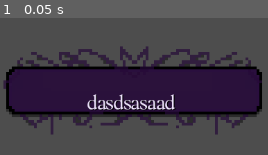
Above: before the commit, frame 1.
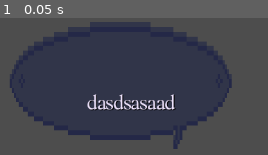
Above: after the commit, the same moment.

Repository: Nico01325/Blowout_Elowen
Game: Godot game, scene res://cenas/text_box.tscn
Same seed, same stepped clock (60 frames per second), same inputs: the game is played once before the commit and once after it. This scene is started directly instead of the project's main scene.
Inputs:
- Up to frame 1 (0.05 s): no input

The runs differ from the first frame. In frame 1, 56% of the frame differs, in the area x 1-98%, y 2-96%.

Commit message:
novos tileset e textbox
novos tileset para a fase 2 e textbox do tutorial

Diff:
--- a/cenas/text_box.tscn
+++ b/cenas/text_box.tscn
@@ -2,7 +2,7 @@
 
 [ext_resource type="Script" uid="uid://cn357uuv477j5" path="res://cenas/text_box.gd" id="1_eqnaj"]
 [ext_resource type="FontFile" uid="uid://ds3x47welxckx" path="res://Sprites/Bethany Elingston.otf" id="2_euo7o"]
-[ext_resource type="Texture2D" uid="uid://cf627svve51h1" path="res://Sprites/pixil-frame-0 (18).png" id="2_nqnbq"]
+[ext_resource type="Texture2D" uid="uid://c741d2ioj1xga" path="res://pixil-frame-0_10.png" id="2_rr0en"]
 
 [node name="MarginContainer" type="MarginContainer"]
 z_index = 4096
@@ -13,8 +13,8 @@
 
 [node name="NinePatchRect" type="NinePatchRect" parent="."]
 layout_mode = 2
-texture = ExtResource("2_nqnbq")
-region_rect = Rect2(2, 16.9527, 94, 61)
+texture = ExtResource("2_rr0en")
+region_rect = Rect2(135.03476, 40.04384, 116.71443, 36.80185)
 
 [node name="label_margin" type="MarginContainer" parent="."]
 layout_mode = 2
Not shown, changed: cenas/topdown_world2.tscn
Binary file added: pixil-frame-0_10.png
Not shown, added: pixil-frame-0_10.png.import
Binary file added: pixil-frame-0_8.png
Not shown, added: pixil-frame-0_8.png.import
